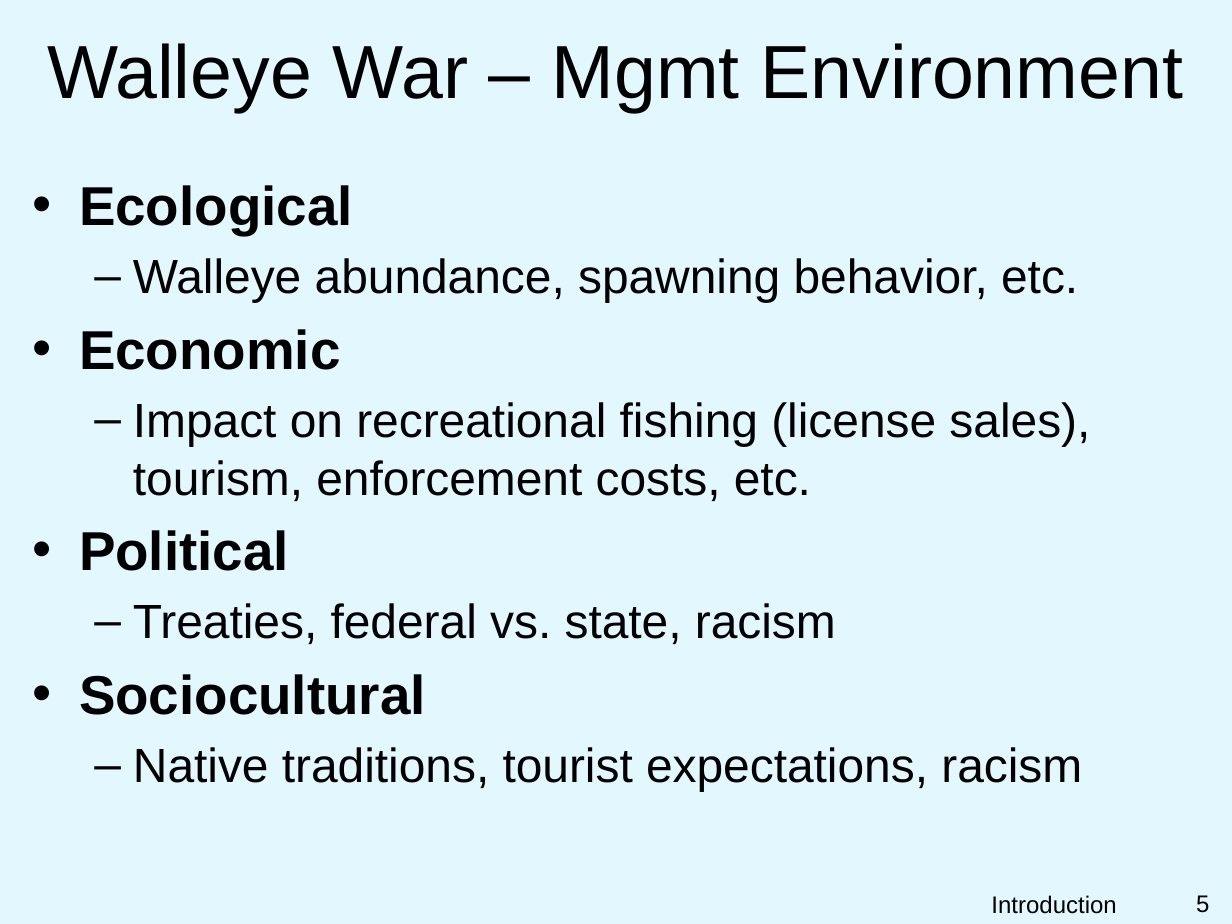
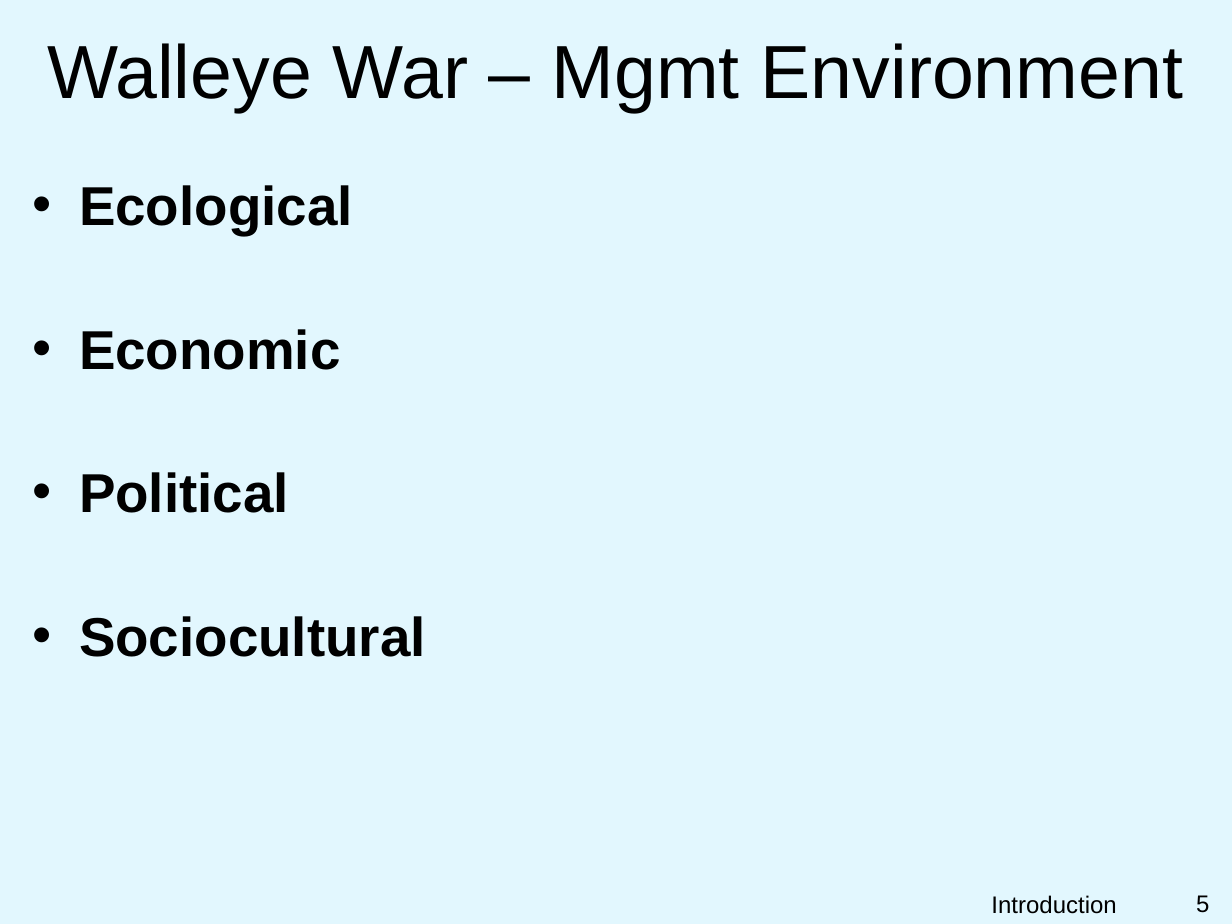
Before and after one commit to droglenc/NCNRS349, a slide deck: slide 5 of modules/MgmntProcess/PPT.pptx. Drawn at 1232x924 pixels with LibreOffice and Linux fonts; fonts in the diff are those of the drawing; background and template pictures are left out. Boxes give left, top, right and bottom in pixels: in the first picture for what was removed or moved away, otherwise in the second. Text is boxed around its words. In the diff, an @@ line names an element or a change of style, - is before the commit and + after.

```diff
--- a/modules/MgmntProcess/PPT.pptx
+++ b/modules/MgmntProcess/PPT.pptx
@@ text at box(133, 258, 1078, 302): paragraph removed @@
-  – Walleye abundance, spawning behavior, etc.
@@ text at box(133, 402, 1090, 501): paragraph removed @@
-  – Impact on recreational fishing (license sales), tourism, enforcement costs, etc.
@@ text at box(133, 603, 836, 644): paragraph removed @@
-  – Treaties, federal vs. state, racism
@@ text at box(133, 747, 1082, 791): paragraph removed @@
-  – Native traditions, tourist expectations, racism
```
Also in this commit, not shown: 2 other files.
